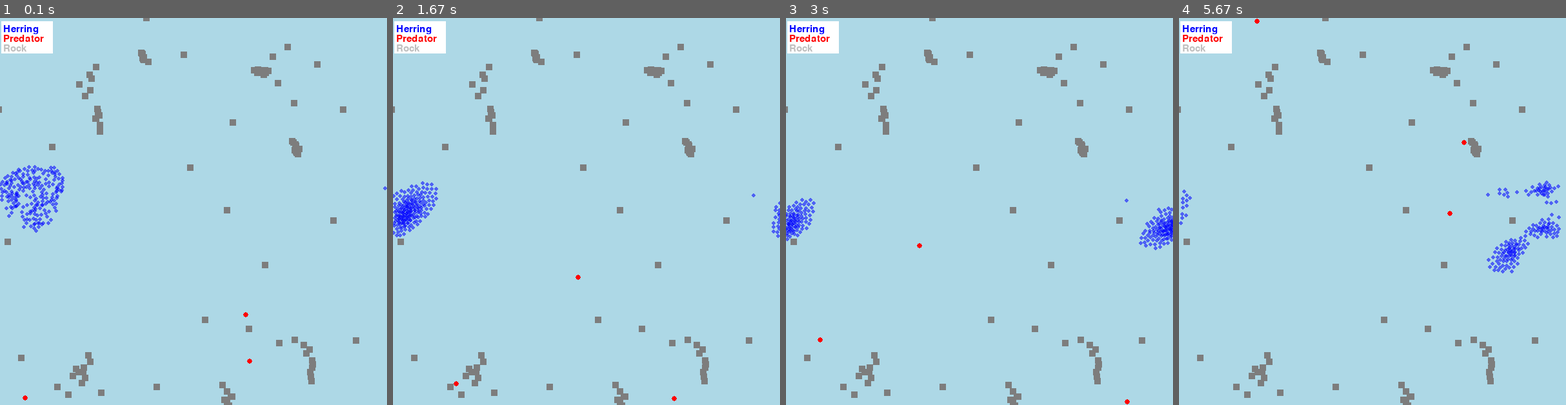
Above: before the commit, frames 1-4 (left to right).
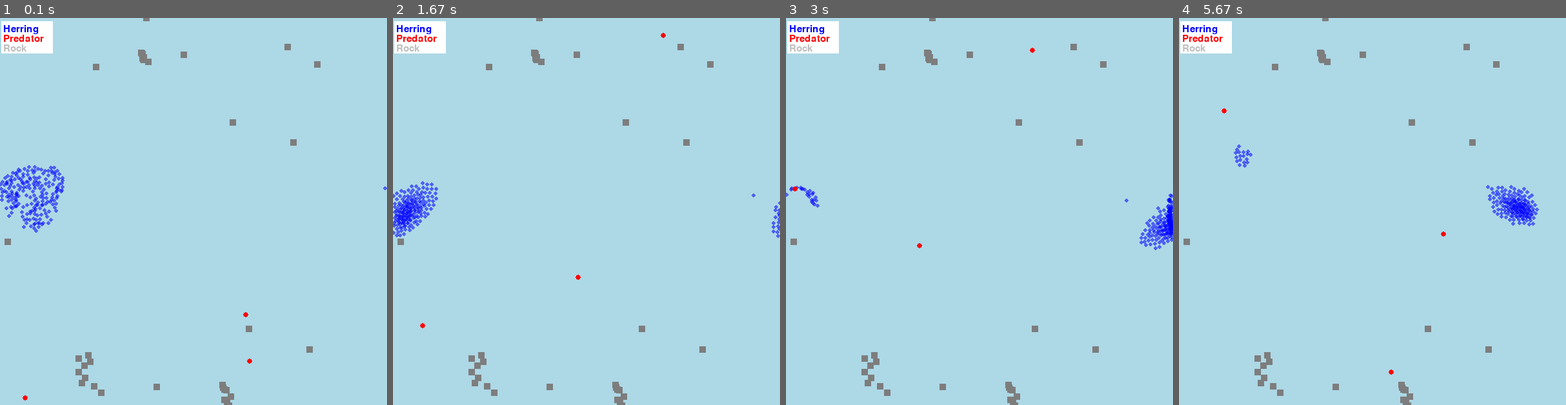
Above: after the commit, the same moments.

Repository: suus-stack/PCA
Game: pygame game, started from code/herring_simulation.py
Two runs of this game, one before a commit and one after it. Both use one fixed random seed, a clock stepped at 60 frames per second and the inputs below.
Inputs:
- Up to frame 1 (0.1 s): no input
- Up to frame 2 (1.67 s): no input
- Up to frame 3 (3 s): no input
- Up to frame 4 (5.67 s): no input

The runs differ from the first frame. In frame 1, 1.3% of the frame differs, in the area x 0-93%, y 9-99%; in frame 2, 1.3%; in frame 3, 2.2%; in frame 4, 3.2%, in the area x 0-99%, y 0-99%.

Commit message:
changeable weighted variable

Diff:
--- a/code/herring_simulation.py
+++ b/code/herring_simulation.py
@@ -65,7 +65,7 @@
         # Pick velocity and multiply it with the correct speed and add randomness
         self.velocity = pygame.Vector2(random.uniform(-1, 1), random.uniform(-1, 1)).normalize() * (Config.HERRING_SPEED + random.uniform(-0.05, 0.05))
 
-    def boids_rules_herring(self, all_herring, boids_influence):
+    def boids_rules_herring(self, all_herring, boids_influence, weighted_x):
         """ Function to adapt the herring velocity to implement the flocking rules:
         - The separation rule: herring maintain a certain minimum distance with respect
         to its surrounding herring.
@@ -96,17 +96,17 @@
             alignment_influence = 1
             cohesion_influence = 1
         if boids_influence == 1:
-            separation_influence = 3
+            separation_influence = weighted_x
             alignment_influence = 1
             cohesion_influence = 1
         if boids_influence == 2:
             separation_influence = 1
-            alignment_influence = 3
+            alignment_influence = weighted_x
             cohesion_influence = 1
         if boids_influence == 3:
             separation_influence = 1
             alignment_influence = 1
-            cohesion_influence = 3
+            cohesion_influence = weighted_x
 
         # Loop over all the herring
         for herring in all_herring:
@@ -238,7 +238,7 @@
                 # Normalize velocity and multiply by the changed speed
                 self.velocity = self.velocity.normalize() * (Config.HERRING_SPEED + (Config.HERRING_SPEED_MAX - Config.HERRING_SPEED + random.uniform(-0.05, 0.05)) * closeness)
 
-    def update(self, all_herring, all_predators, all_rocks, boids_influence):
+    def update(self, all_herring, all_predators, all_rocks, boids_influence, weighted_x):
         """This function updates the position of a herring. The new position is
         dependent on the old position, the cohesion-, separation- and alignment rule,
         the rock positions and the positions of the predator(s).
@@ -255,9 +255,11 @@
             Group containing all rock entities.
         boids_influence: Int
             Indicates if a boid rule is more important.
+        weighted_x: Int
+            Indicating the weight at which the designated rule will be applied.
         """
         # Appy the three boids rules
-        self.boids_rules_herring(all_herring, boids_influence)
+        self.boids_rules_herring(all_herring, boids_influence, weighted_x)
 
         # Determine influence of the environment
         self.avoid_predator(all_predators, all_herring)
@@ -475,7 +477,7 @@
 
 class Experiment(pygame.sprite.Sprite):
     def __init__(self, herring_nr=100, predator_nr=1, rock_nr=10, simulation_duration=20, extra_rocks=False, start_school=False, perception_change_predator=False,
-        perception_change_herring=False, alignment_distance=20, cohesion_distance=20, separation_distance=5, boids_influence=0):
+        perception_change_herring=False, alignment_distance=20, cohesion_distance=20, separation_distance=5, boids_influence=0, weighted_x=3):
         """
         Parameters:
         -----------
@@ -508,6 +510,8 @@
             the separation rule.
         boids_influence: Int
             Indicates if one boid rule is more important
+        weighted_x: Int
+            Indicates te weight at wich the designated rule wil be applied
         """
         self.herring_nr = herring_nr
         self.predator_nr = predator_nr
@@ -519,6 +523,7 @@
         self.perception_change_herring = perception_change_herring
         self.boids_influence = boids_influence
         self.perception_change_called = True
+        self.weighted_x = weighted_x
 
         Config.ALIGNMENT_DISTANCE = alignment_distance
         Config.COHESION_DISTANCE = cohesion_distance
@@ -903,7 +908,7 @@
                     simulation_run = False
 
             # Update the position of the herring and predators
-            all_herring.update(all_herring, all_predators, all_rocks, self.boids_influence)
+            all_herring.update(all_herring, all_predators, all_rocks, self.boids_influence, self.weighted_x)
             all_predators.update(all_herring, all_predators, all_rocks)
 
             elapsed_time = (showed_frames / Config.FRAMES_PER_SECOND)
@@ -968,5 +973,5 @@
     """
     # Do a doctest and run the simulation
     doctest.testmod()
-    experiment_example = Experiment(200, 3, 40, 60, True, True, False, False, 32, 32, 6, 0)
+    experiment_example = Experiment(200, 3, 20, 60, True, True, False, False, 32, 32, 6, 0)
     return_values = experiment_example.run()
